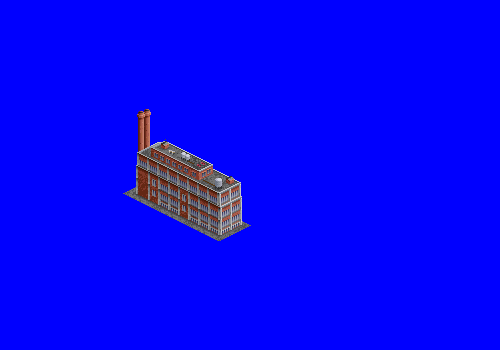
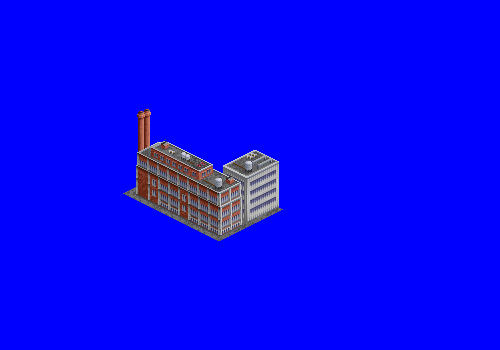
Layer changes from the first 500px x 350px image to the second:
added group "large building" (2nd of 3) with 4 layers above "tiles" over [223, 150, 283, 225]
added layer "greeble copy" in group "large building" over [233, 153, 257, 174]
added layer "greeble" (2nd of 3, in "large building") in group "large building" over [251, 155, 272, 169]
added layer "large building" (3rd of 3, in "large building") in group "large building" over [223, 150, 279, 222]
added layer "tile asphalt copy 3" in group "large building" over [241, 194, 283, 225]
